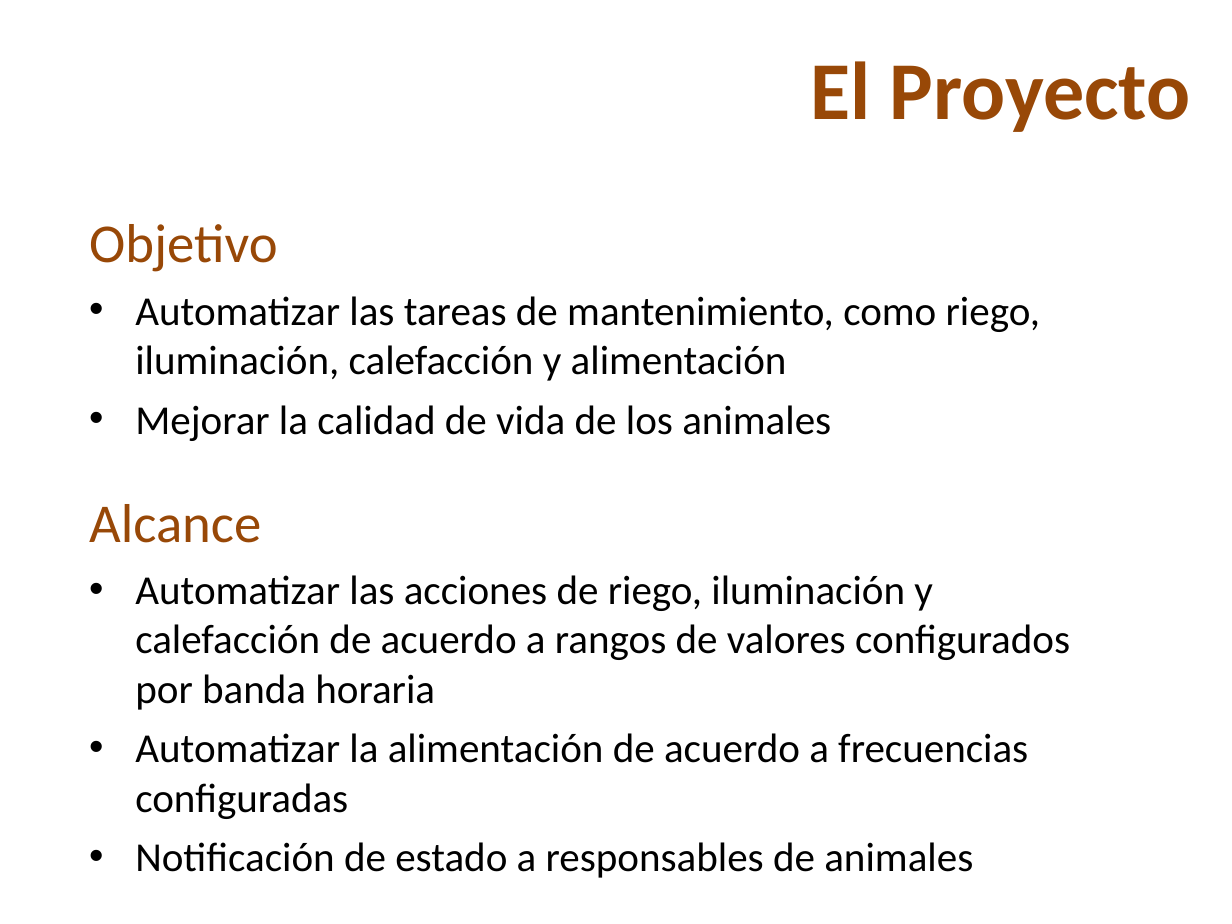
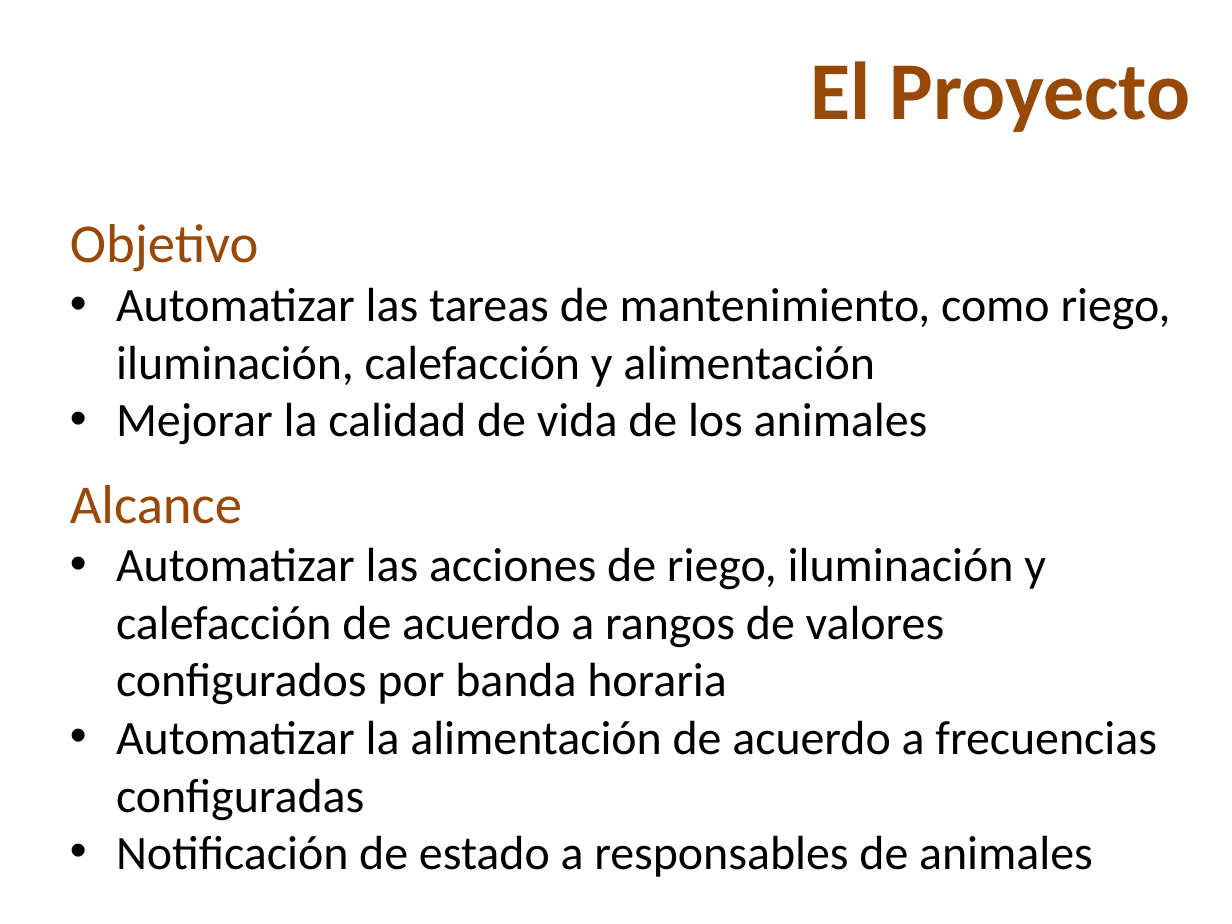
Before and after one commit to skiel85/taller-desarrollo-proyectos-i, a slide deck: slide 3 of Presentaciones/PresentacionDesarrollo.ppt. Drawn at 1232x924 pixels with LibreOffice and Linux fonts; fonts in the diff are those of the drawing; background and template pictures are left out. Boxes give left, top, right and bottom in pixels: in the first picture for what was removed or moved away, otherwise in the second. Text is boxed around its words. In the diff, an @@ line names an element or a change of style, - is before the commit and + after.

```diff
--- a/Presentaciones/PresentacionDesarrollo.ppt
+++ b/Presentaciones/PresentacionDesarrollo.ppt
@@ text "Objetivo": place and size @@
-text "Objetivo" at [89, 224, 1040, 441]
+text "Objetivo" at [70, 224, 1171, 445]
@@ text at [116, 287, 1171, 445]: size 24 to 28 pt; less space between paragraphs @@
@@ text "Alcance": place and size @@
-text "Alcance" at [89, 504, 1070, 878]
+text "Alcance" at [70, 485, 1157, 877]
@@ text at [116, 547, 1157, 877]: size 24 to 28 pt; less space between paragraphs @@
```
Also in this commit, not shown: 2 other slides changed, 1 other file.
